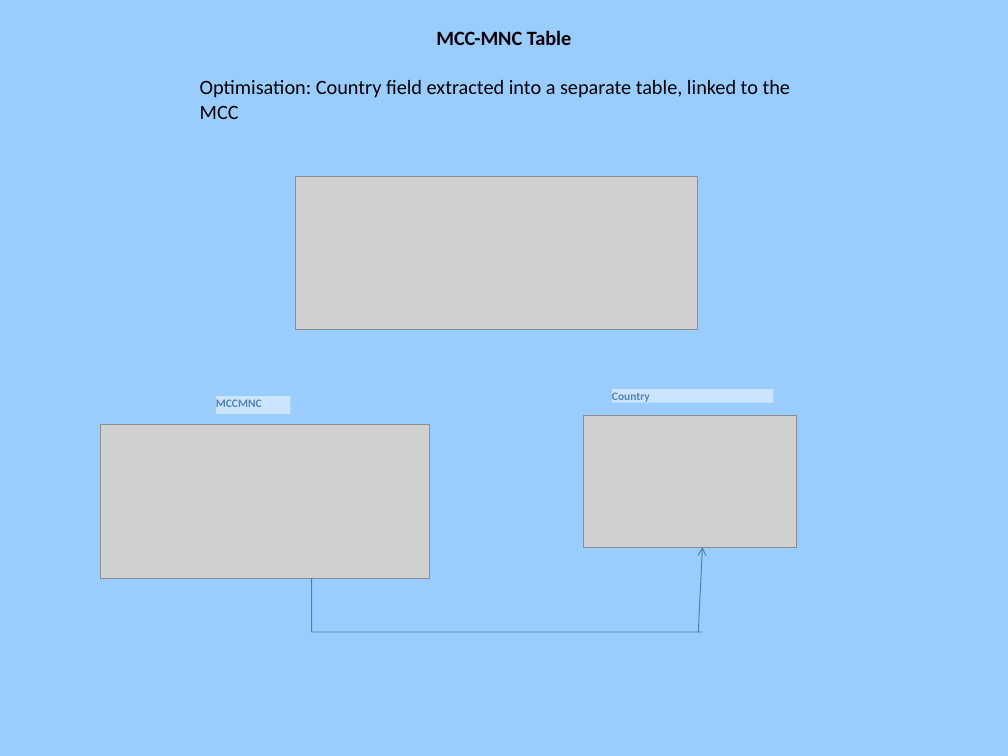
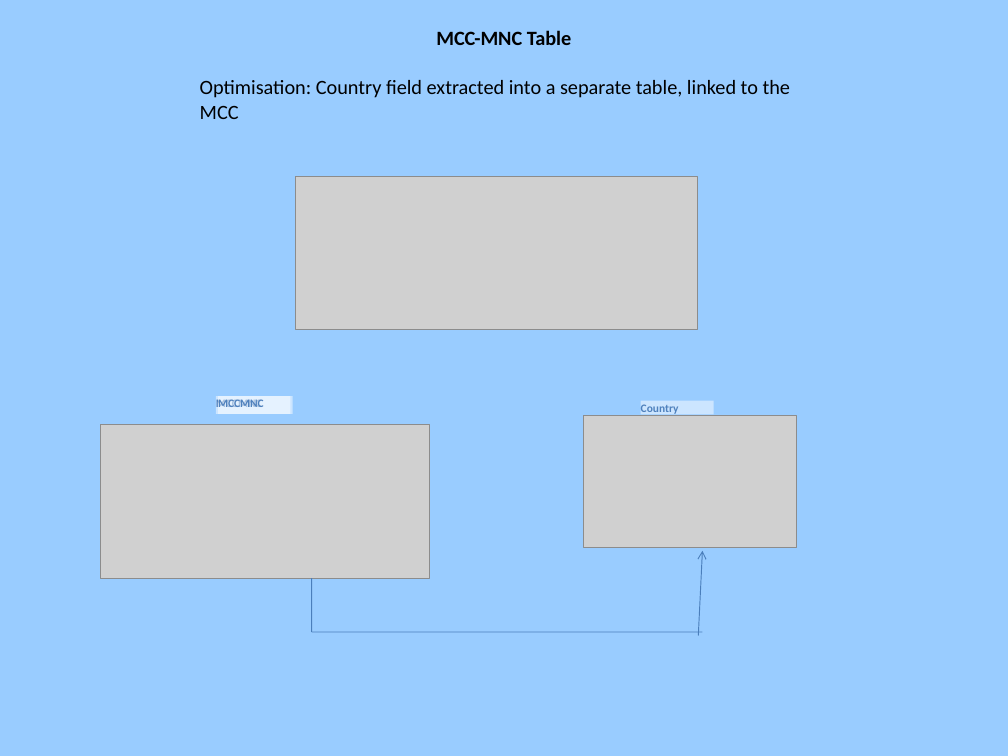
Before and after one commit to rednanor/GroupProject, a slide deck: slide 6 of Documentation/Group5presentation.odp. Drawn at 1008x756 pixels with LibreOffice and Linux fonts; fonts in the diff are those of the drawing; grey boxes stand for pictures; background and template pictures are left out. Boxes give left, top, right and bottom in pixels: in the first picture for what was removed or moved away, otherwise in the second. Text is boxed around its words. In the diff, an @@ line names an element or a change of style, - is before the commit and + after.

```diff
--- a/Documentation/Group5presentation.odp
+++ b/Documentation/Group5presentation.odp
@@ rectangle added at (219,396,293,413), fill #FFFFFF at 50% opacity, 9 pt, text #4F81BD, bold @@
+MCCMNC
@@ rectangle "Country": place and size @@
-rectangle "Country" at (612,389,774,402)
+rectangle "Country" at (641,401,714,414)
@@ arrow moved from (699, 632) - (702, 547) to (699, 636) - (702, 551) @@
```
Also in this commit, not shown: 3 other slides changed, 1 slide removed.
